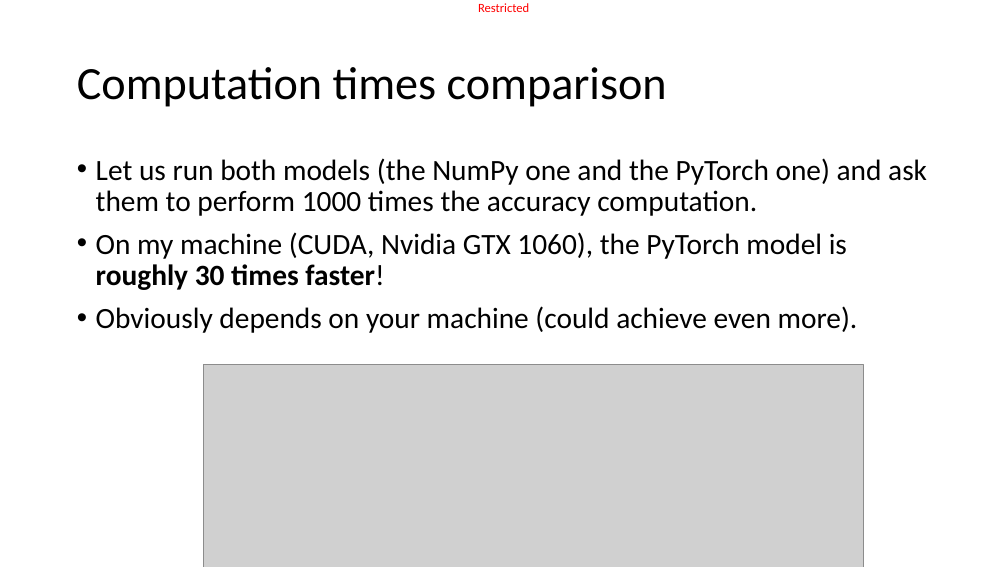
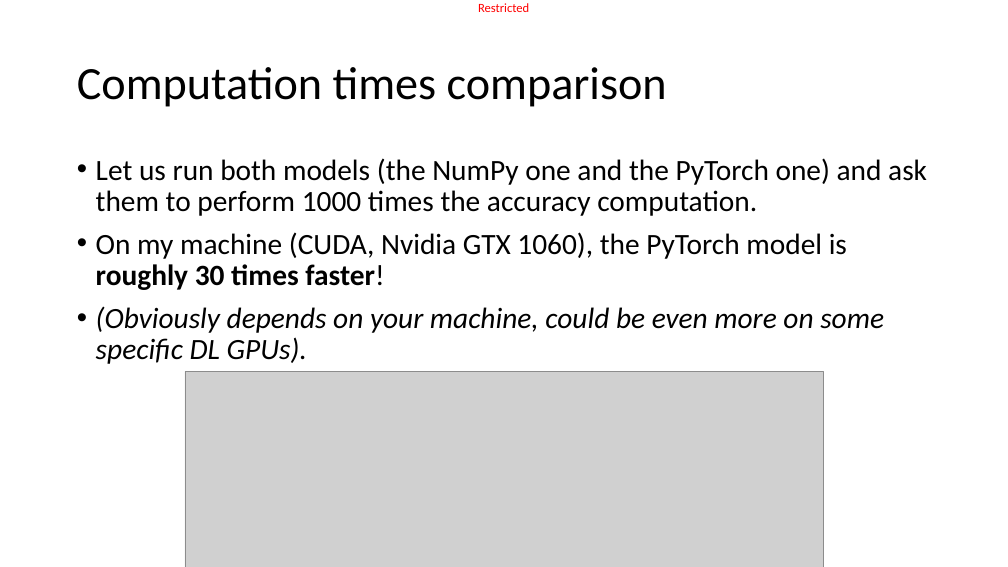
Before and after one commit to matthieudemari/SUTD_DL_50_039, a slide deck: slide 42 of W3/1. W3S1 final/W3S1.pptx. Drawn at 1008x567 pixels with LibreOffice and Linux fonts; fonts in the diff are those of the drawing; grey boxes stand for pictures. Boxes give left, top, right and bottom in pixels: in the first picture for what was removed or moved away, otherwise in the second. Text is boxed around its words. In the diff, an @@ line names an element or a change of style, - is before the commit and + after.

```diff
--- a/W3/1. W3S1 final/W3S1.pptx
+++ b/W3/1. W3S1 final/W3S1.pptx
@@ text at (x1=96, y1=306, x2=884, y2=364): text changed; italic on @@
-• Obviously depends on your machine (could achieve even more).
+• (Obviously depends on your machine, could be even more on some specific DL GPUs).
@@ picture resized from (x1=203, y1=365, x2=863, y2=567) to (x1=185, y1=371, x2=823, y2=567) @@
```
Also in this commit, not shown: 9 other slides changed, 1 slide added, 4 other files.
